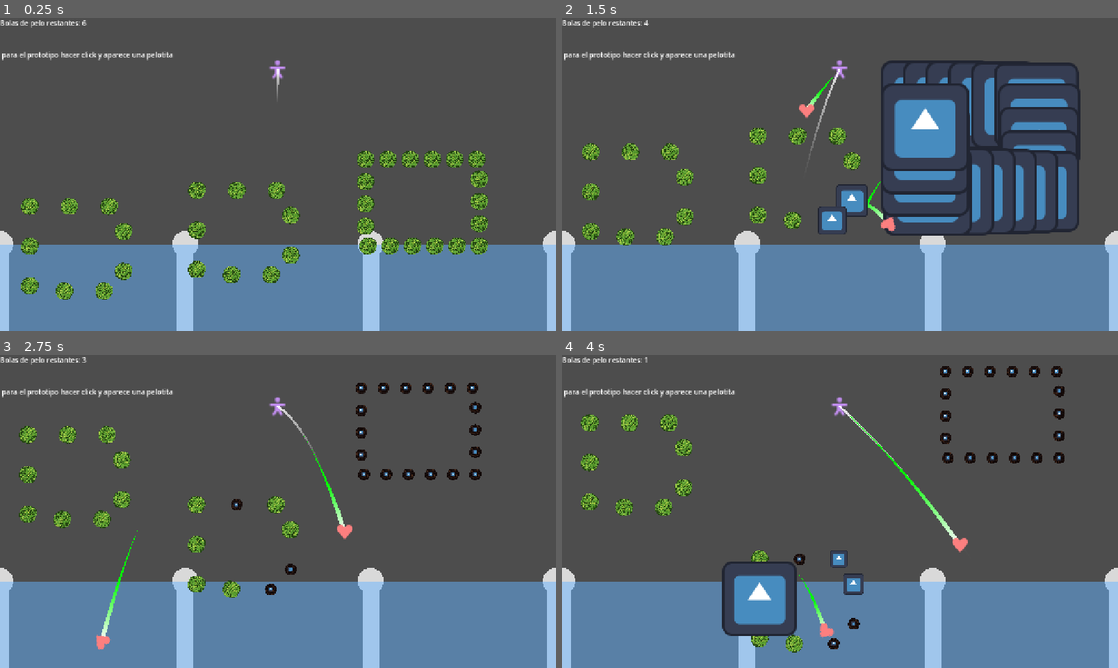
Above: before the commit, frames 1-4 (two rows, left to right).
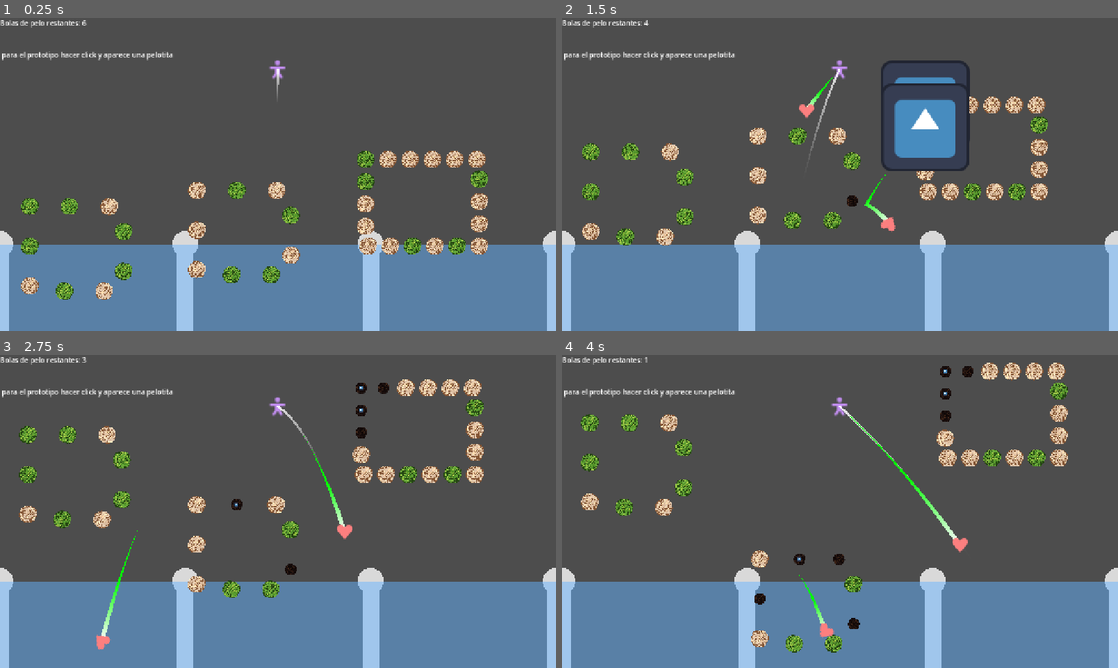
Above: after the commit, the same moments.

Repository: Markynico/LUJ-2026
Game: Godot game, scene res://escenas/prueba_escena.tscn
Same seed, same stepped clock (60 frames per second), same inputs: the game is played once before the commit and once after it. The engine's default icon, where the game draws it, is replaced by a stand-in: a white triangle on a blue panel in a dark square. Sound files missing from this copy of the repository are replaced by a short silence.
Inputs (mouse positions are in pixels of both pictures, inside the frame that each line leads up to):
- Up to frame 1 (0.25 s): no input
- Up to frame 2 (1.5 s): tap Y at 0.5, 1.25 s; move the mouse to (962, 158) at 0.52 s; click (962, 158) at 0.6 s; drag from (728, 190) to (923, 115) at 1.27 s
- Up to frame 3 (2.75 s): tap Y at 2 s; move the mouse to (333, 442) at 2.02 s; click (333, 442) at 2.1 s
- Up to frame 4 (4 s): tap Y at 2.75, 3.5 s; drag from (812, 574) to (945, 386) at 2.77 s; move the mouse to (1006, 558) at 3.52 s; click (1006, 558) at 3.6 s

The runs differ from the first frame. In frame 1, 3.0% of the frame differs, in the area x 3-88%, y 42-90%; in frame 2, 8.9%, in the area x 3-94%, y 13-73%; in frame 3, 3.2%; in frame 4, 5.8%.

Commit message:
ovillos aleatorios

Diff:
--- a/luj-2026/escenas/Ovillo.tscn
+++ b/luj-2026/escenas/Ovillo.tscn
@@ -1,29 +1,17 @@
 [gd_scene format=3 uid="uid://dy3jqoayfdkwm"]
 
 [ext_resource type="Script" uid="uid://cil5i0yy8liwu" path="res://scripts/ovillo.gd" id="1_wlnnp"]
-[ext_resource type="Script" uid="uid://cv3xugh8gva3y" path="res://scripts/ovillos_custom/efecto_ovillo_explosion.gd" id="3_dcous"]
+[ext_resource type="Resource" uid="uid://7s3l7jelg8oy" path="res://scripts/resources/ovillo_normal_prueba.tres" id="2_wlnnp"]
 [ext_resource type="Texture2D" uid="uid://dbcovwwwqfpky" path="res://assets/sprite_ovillos/Ovillo verde.png" id="3_vkchq"]
-[ext_resource type="Script" uid="uid://bbkyk2anhunsd" path="res://scripts/ovillos_custom/ovillo_base.gd" id="3_wlnnp"]
 [ext_resource type="Texture2D" uid="uid://wr43cbl6x483" path="res://assets/sprite_ovillos/Ovillo negro.png" id="4_3vil1"]
 [ext_resource type="AudioStream" uid="uid://2jvby7clemka" path="res://assets/audio/sfx/romper_pelotita.wav" id="5_f54ks"]
-
-[sub_resource type="Resource" id="Resource_wlnnp"]
-script = ExtResource("3_dcous")
-metadata/_custom_type_script = "uid://cv3xugh8gva3y"
-
-[sub_resource type="Resource" id="Resource_anqno"]
-script = ExtResource("3_wlnnp")
-sprite = ExtResource("3_vkchq")
-audio = ExtResource("5_f54ks")
-efectos_al_recibir_impacto = [SubResource("Resource_wlnnp")]
-metadata/_custom_type_script = "uid://bbkyk2anhunsd"
 
 [sub_resource type="CircleShape2D" id="CircleShape2D_37ege"]
 radius = 20.0
 
 [node name="Ovillo" type="StaticBody2D" unique_id=142733400 node_paths=PackedStringArray("audio", "forma_colision", "sprite_normal", "sprite_desactivado")]
 script = ExtResource("1_wlnnp")
-tipo_ovillo = SubResource("Resource_anqno")
+tipo_ovillo = ExtResource("2_wlnnp")
 audio = NodePath("AudioStreamPlayer")
 forma_colision = NodePath("CollisionShape2D")
 sprite_normal = NodePath("SpriteNormal")
--- a/luj-2026/escenas/spawn_ovillo.tscn
+++ b/luj-2026/escenas/spawn_ovillo.tscn
@@ -1,6 +1,10 @@
-[gd_scene load_steps=2 format=3 uid="uid://4u6vlkjfcunf"]
+[gd_scene format=3 uid="uid://4u6vlkjfcunf"]
 
-[ext_resource type="Script" uid="uid://bspawnovillo01" path="res://scripts/niveles/spawn_ovillo.gd" id="1_spawn"]
+[ext_resource type="Script" uid="uid://cgylyxw78yb53" path="res://scripts/niveles/spawn_ovillo.gd" id="1_spawn"]
+[ext_resource type="Script" uid="uid://bbkyk2anhunsd" path="res://scripts/ovillos_custom/ovillo_base.gd" id="2_c1m82"]
+[ext_resource type="Resource" uid="uid://7s3l7jelg8oy" path="res://scripts/resources/ovillo_normal_prueba.tres" id="3_u0c8d"]
+[ext_resource type="Resource" uid="uid://d3ks2dut6iacd" path="res://scripts/resources/explosivo_final.tres" id="4_c1m82"]
 
-[node name="SpawnOvillo" type="Node2D"]
+[node name="SpawnOvillo" type="Node2D" unique_id=566835572]
 script = ExtResource("1_spawn")
+tipo_ovillos = Array[ExtResource("2_c1m82")]([ExtResource("3_u0c8d"), ExtResource("4_c1m82")])
--- a/luj-2026/scripts/niveles/spawn_ovillo.gd
+++ b/luj-2026/scripts/niveles/spawn_ovillo.gd
@@ -7,6 +7,8 @@
 ##radio del circulito de vista previa en el editor
 @export var radio_vista_previa : float = 8.0
 @export var color_vista_previa : Color = Color(1.0, 0.8, 0.2, 0.8)
+
+@export var tipo_ovillos : Array[OvilloBase]
 
 
 func _ready() -> void:
@@ -23,5 +25,7 @@
 func instanciar_ovillo() -> void:
 	if not escena_ovillo:
 		return
-	var ovillo := escena_ovillo.instantiate()
+	var tipo = tipo_ovillos.pick_random() #por ahora solo al azar
+	var ovillo : Ovillo= escena_ovillo.instantiate()
+	ovillo.tipo_ovillo = tipo
 	add_child(ovillo)
--- /dev/null
+++ b/luj-2026/scripts/resources/explosivo_final.tres
@@ -0,0 +1,18 @@
+[gd_resource type="Resource" script_class="OvilloBase" format=3 uid="uid://d3ks2dut6iacd"]
+
+[ext_resource type="AudioStream" uid="uid://2jvby7clemka" path="res://assets/audio/sfx/romper_pelotita.wav" id="1_jbj0c"]
+[ext_resource type="Script" uid="uid://fd1odbauo3fr" path="res://scripts/ovillos_custom/efecto_ovillo_base.gd" id="2_yvgvs"]
+[ext_resource type="Script" uid="uid://cv3xugh8gva3y" path="res://scripts/ovillos_custom/efecto_ovillo_explosion.gd" id="3_2tkct"]
+[ext_resource type="Script" uid="uid://bbkyk2anhunsd" path="res://scripts/ovillos_custom/ovillo_base.gd" id="4_06w3h"]
+[ext_resource type="Texture2D" uid="uid://dbcovwwwqfpky" path="res://assets/sprite_ovillos/Ovillo verde.png" id="5_bdy5q"]
+
+[sub_resource type="Resource" id="Resource_pv7le"]
+script = ExtResource("3_2tkct")
+metadata/_custom_type_script = "uid://cv3xugh8gva3y"
+
+[resource]
+script = ExtResource("4_06w3h")
+sprite = ExtResource("5_bdy5q")
+audio = ExtResource("1_jbj0c")
+efectos_al_recibir_impacto = Array[ExtResource("2_yvgvs")]([SubResource("Resource_pv7le")])
+metadata/_custom_type_script = "uid://bbkyk2anhunsd"
--- /dev/null
+++ b/luj-2026/scripts/resources/ovillo_explosivo.tres
@@ -0,0 +1,12 @@
+[gd_resource type="Resource" script_class="OvilloBase" format=3 uid="uid://bxhm6u6fpxnlh"]
+
+[ext_resource type="AudioStream" uid="uid://2jvby7clemka" path="res://assets/audio/sfx/romper_pelotita.wav" id="1_7jvuy"]
+[ext_resource type="Script" uid="uid://fd1odbauo3fr" path="res://scripts/ovillos_custom/efecto_ovillo_base.gd" id="2_jxmy8"]
+[ext_resource type="Texture2D" uid="uid://bxj6ryp76c7eg" path="res://assets/sprite_ovillos/Ovillo blanco.png" id="4_6jv63"]
+[ext_resource type="Script" uid="uid://bbkyk2anhunsd" path="res://scripts/ovillos_custom/ovillo_base.gd" id="4_th3p8"]
+
+[resource]
+script = ExtResource("4_th3p8")
+sprite = ExtResource("4_6jv63")
+audio = ExtResource("1_7jvuy")
+metadata/_custom_type_script = "uid://bbkyk2anhunsd"
--- /dev/null
+++ b/luj-2026/scripts/resources/ovillo_normal_prueba.tres
@@ -0,0 +1,12 @@
+[gd_resource type="Resource" script_class="OvilloBase" format=3 uid="uid://7s3l7jelg8oy"]
+
+[ext_resource type="AudioStream" uid="uid://2jvby7clemka" path="res://assets/audio/sfx/romper_pelotita.wav" id="1_rk3w7"]
+[ext_resource type="Script" uid="uid://fd1odbauo3fr" path="res://scripts/ovillos_custom/efecto_ovillo_base.gd" id="2_xxyk7"]
+[ext_resource type="Script" uid="uid://bbkyk2anhunsd" path="res://scripts/ovillos_custom/ovillo_base.gd" id="3_cxs5g"]
+[ext_resource type="Texture2D" uid="uid://bxj6ryp76c7eg" path="res://assets/sprite_ovillos/Ovillo blanco.png" id="4_b4utc"]
+
+[resource]
+script = ExtResource("3_cxs5g")
+sprite = ExtResource("4_b4utc")
+audio = ExtResource("1_rk3w7")
+metadata/_custom_type_script = "uid://bbkyk2anhunsd"
Binary file added: luj-2026/assets/sprite_ovillos/Ovillo blanco.png
Not shown, added: luj-2026/assets/sprite_ovillos/Ovillo blanco.png.import
